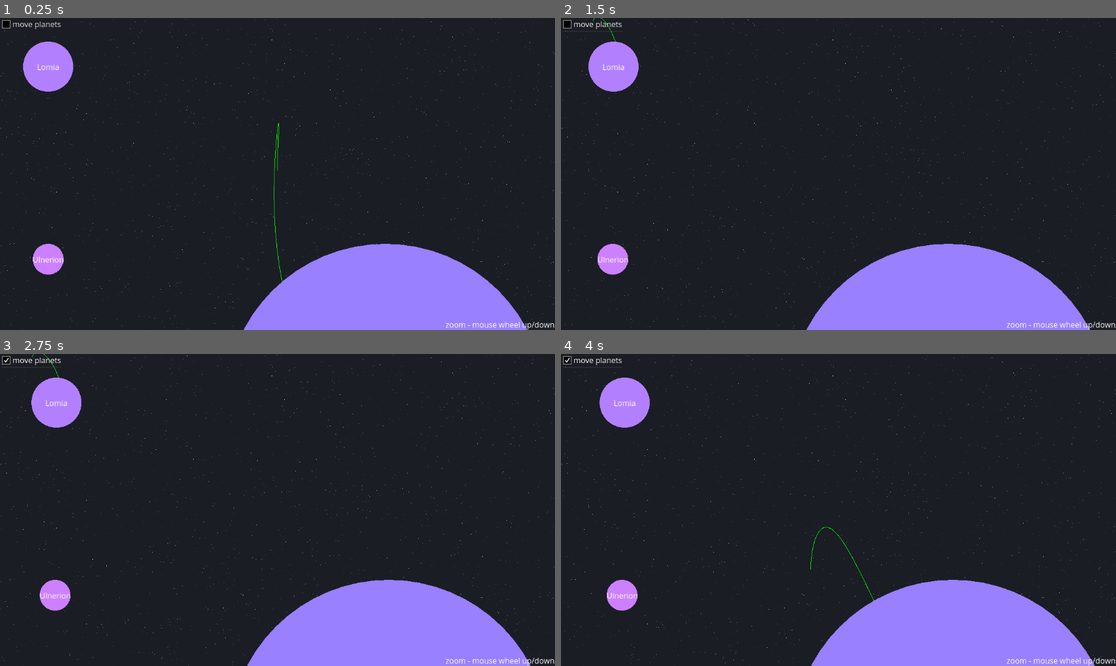
Above: before the commit, frames 1-4 (two rows, left to right).
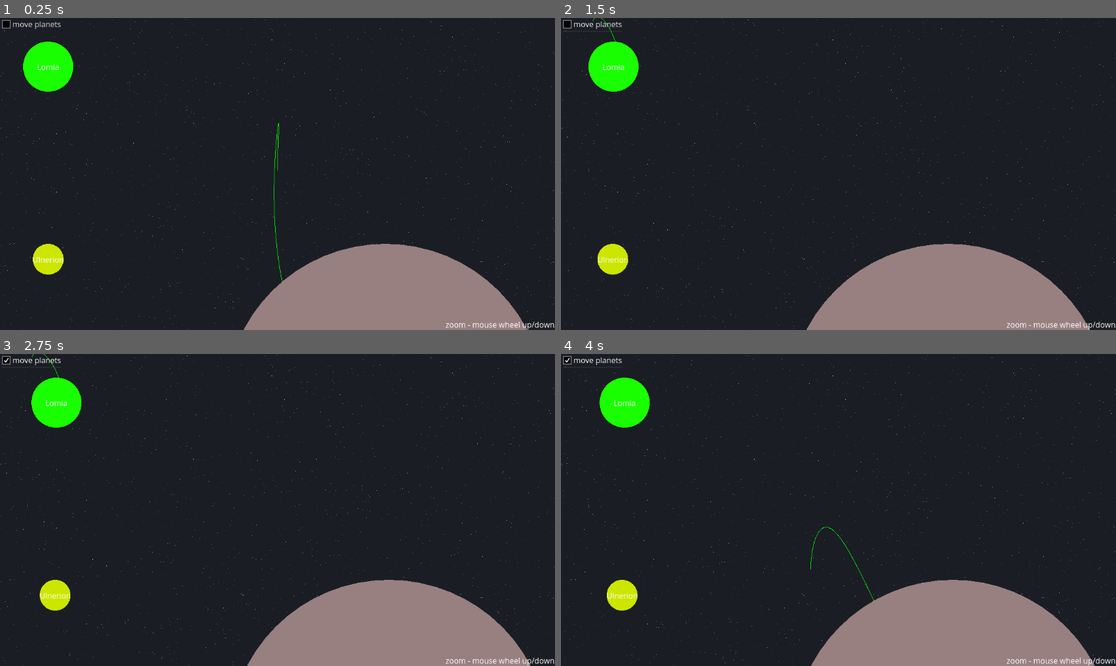
Above: after the commit, the same moments.

Repository: shaninalex/lineattractor
Game: Godot game, scene res://root.tscn
The game is run twice, just before and just after one commit, with the same random seed, the same clock (stepped at 60 frames per second) and the same inputs.
Inputs (mouse positions are in pixels of both pictures, inside the frame that each line leads up to):
- Up to frame 1 (0.25 s): no input
- Up to frame 2 (1.5 s): click "move planets" at 0.5 s; click "move planets" at 1.25 s
- Up to frame 3 (2.75 s): click "move planets" at 2 s
- Up to frame 4 (4 s): move the mouse to (960, 494) at 2.77 s; click (960, 494) at 2.92 s; drag from (727, 525) to (810, 572) at 3.52 s

The runs differ from the first frame. In frame 1, 12% of the frame differs, in the area x 4-95%, y 7-100%; in frame 2, 12%; in frame 3, 12%; in frame 4, 12%, in the area x 6-97%, y 7-100%.

Commit message:
fix(camera): zoom

Diff:
--- a/core/entities/environment.tscn
+++ b/core/entities/environment.tscn
@@ -30,4 +30,5 @@
 anchor_bottom = 1.0
 grow_horizontal = 2
 grow_vertical = 2
+mouse_filter = 2
 script = ExtResource("2_gl03x")
--- a/core/scripts/camera.gd
+++ b/core/scripts/camera.gd
@@ -2,21 +2,42 @@
 
 var zoom_min := Vector2(0.1, 0.1)
 var zoom_max := Vector2(1000.0, 1000.0)
-var zoom_step := 1.05
+var zoom_step := 2.05
+
+var dragging := false
+var last_mouse_position := Vector2.ZERO
 
 func _unhandled_input(event: InputEvent) -> void:
+	# Zoom
 	if event is InputEventMouseButton:
-		if event.button_index == MOUSE_BUTTON_WHEEL_UP:
+		if event.button_index == MOUSE_BUTTON_WHEEL_UP and event.pressed:
 			_camera_zoom_out()
-		if event.button_index == MOUSE_BUTTON_WHEEL_DOWN:
+		elif event.button_index == MOUSE_BUTTON_WHEEL_DOWN and event.pressed:
 			_camera_zoom_in()
 
+		# Start or stop drag
+		elif event.button_index == MOUSE_BUTTON_RIGHT:
+			dragging = event.pressed
+			last_mouse_position = get_viewport().get_mouse_position()
+
+	elif event is InputEventMouseMotion and dragging:
+		var current_mouse_position = get_viewport().get_mouse_position()
+		var delta = (last_mouse_position - current_mouse_position) * zoom
+		position += delta
+		last_mouse_position = current_mouse_position
+
 func _camera_zoom_in() -> void:
-	var new_zoom = zoom / zoom_step
+	var scale_factor := 1.0 - (0.1 * zoom.length()) / 10.0
+	scale_factor = clamp(scale_factor, 0.01, 0.95)
+	var new_zoom = zoom * scale_factor
 	new_zoom.x = clamp(new_zoom.x, zoom_min.x, zoom_max.x)
 	new_zoom.y = clamp(new_zoom.y, zoom_min.y, zoom_max.y)
 	zoom = new_zoom
 
 func _camera_zoom_out() -> void:
-	var new_zoom = zoom * zoom_step
+	var scale_factor := 1.0 + (0.1 * zoom.length()) / 10.0
+	scale_factor = clamp(scale_factor, 1.05, 5.0)
+	var new_zoom = zoom * scale_factor
+	new_zoom.x = clamp(new_zoom.x, zoom_min.x, zoom_max.x)
+	new_zoom.y = clamp(new_zoom.y, zoom_min.y, zoom_max.y)
 	zoom = new_zoom
--- a/resources/plantes.json
+++ b/resources/plantes.json
@@ -2,7 +2,7 @@
   {
 	"name": "Ulnerion",
 	"mass": 5.972e24,
-	"color": [0.8, 0.5, 1.0],
+	"color": [0.8, 0.9, 0.0],
 	"size": 64,
 	"position": [100, 500],
 	"speed": 10,
@@ -11,7 +11,7 @@
   {
 	"name": "Silarvis",
 	"mass": 35.972e24,
-	"color": [0.6, 0.5, 1.0],
+	"color": [0.6, 0.5, 0.5],
 	"size": 664,
 	"position": [800, 800],
 	"speed": 5,
@@ -20,7 +20,7 @@
   {
 	"name": "Lomia",
 	"mass": 5.972e24,
-	"color": [0.7, 0.5, 1.0],
+	"color": [0.1, 1.0, 0.0],
 	"size": 104,
 	"position": [100, 100],
 	"speed": 12,
